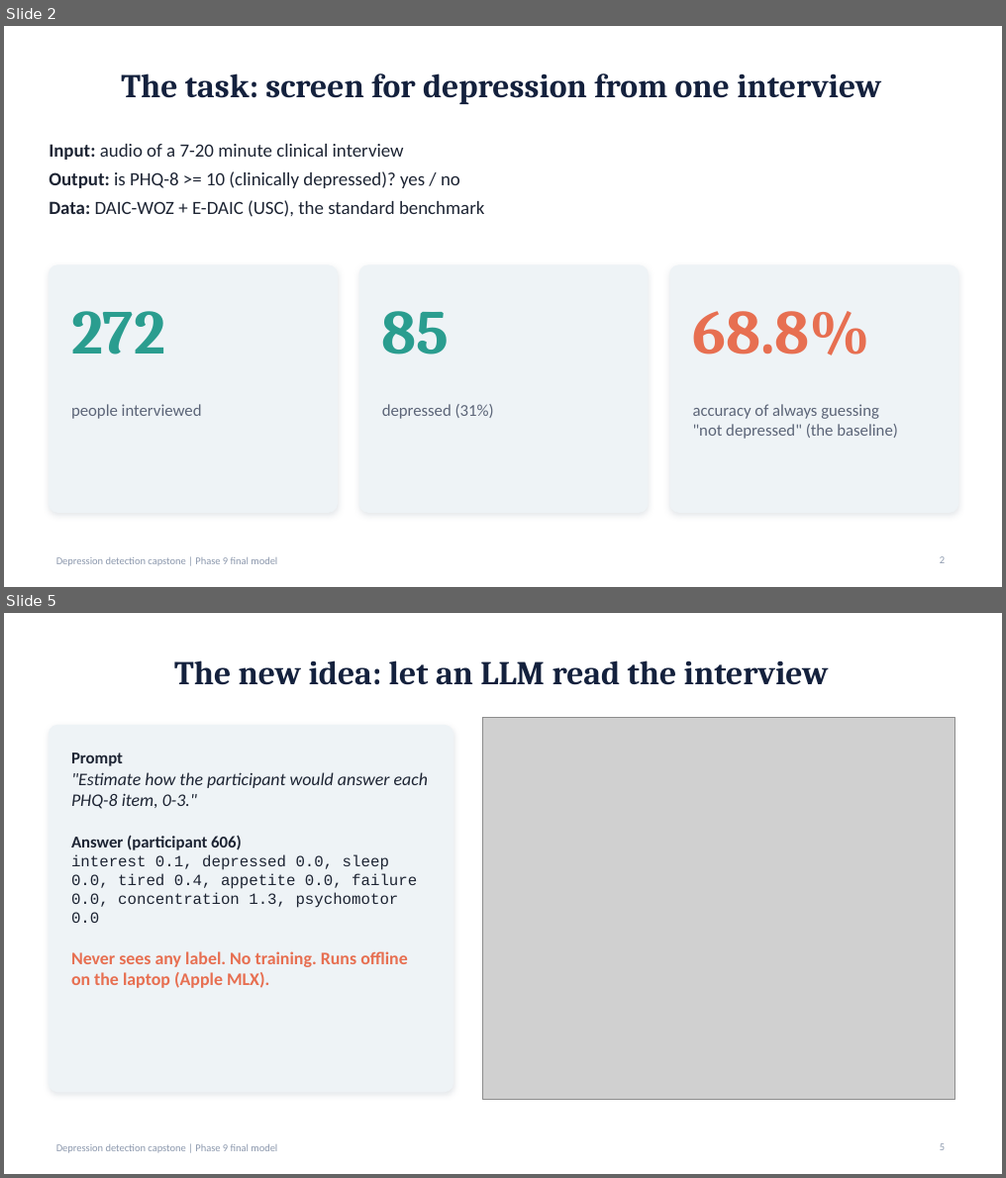
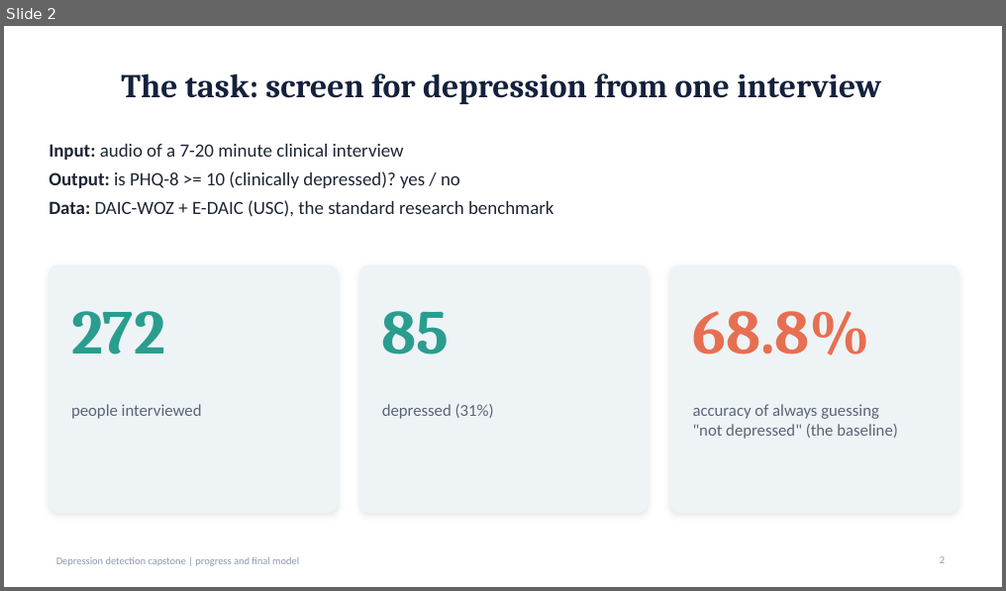
Before and after one commit to Vivan182005/depression-detection, a slide deck: reports/research_v2/Final_Model_Results.pptx. Shown one above the other, each under a label of ours: slides 2 and 5 before the commit, slide 2 after it; the slides between them are not shown. The pictures are 1006x1178 and 1006x591 pixels, drawn with LibreOffice and Linux fonts; fonts in the diff are those of the drawing; grey boxes stand for pictures. Boxes give left, top, right and bottom in pixels: in the first picture for what was removed or moved away, otherwise in the second. Text is boxed around its words. In the diff, an @@ line names an element or a change of style, - is before the commit and + after.

```diff
--- a/reports/research_v2/Final_Model_Results.pptx
+++ b/reports/research_v2/Final_Model_Results.pptx
@@ slide 5 removed at <box>4,613,1002,1174</box>, background #FFFFFF; not listed: 1 template element that a slide beside it also shows @@
@@ title removed at <box>174,661,829,685</box> @@
-The new idea: let an LLM read the interview
@@ rounded rectangle removed at <box>49,725,453,1092</box> @@
@@ picture removed at <box>483,718,954,1100</box> @@
@@ text removed at <box>71,753,428,988</box> @@
-Prompt
-"Estimate how the participant would answer each PHQ-8 item, 0-3."
-Answer (participant 606)
-interest 0.1, depressed 0.0, sleep 0.0, tired 0.4, appetite 0.0, failure 0.0, concentration 1.3, psychomotor 0.0
-Never sees any label. No training. Runs offline on the laptop (Apple MLX).
@@ page number removed at <box>940,1144,944,1151</box> @@
-5
@@ slide 2 changed as well @@
@@ text at <box>49,200,553,217</box>: text changed @@
-Data: DAIC-WOZ + E-DAIC (USC), the standard benchmark
+Data: DAIC-WOZ + E-DAIC (USC), the standard research benchmark
@@ text at <box>56,558,299,567</box>: text changed @@
-Depression detection capstone | Phase 9 final model
+Depression detection capstone | progress and final model
```
Also in this commit, not shown: 9 other slides changed, 13 slides added, 2 other slides removed, 5 other files.
